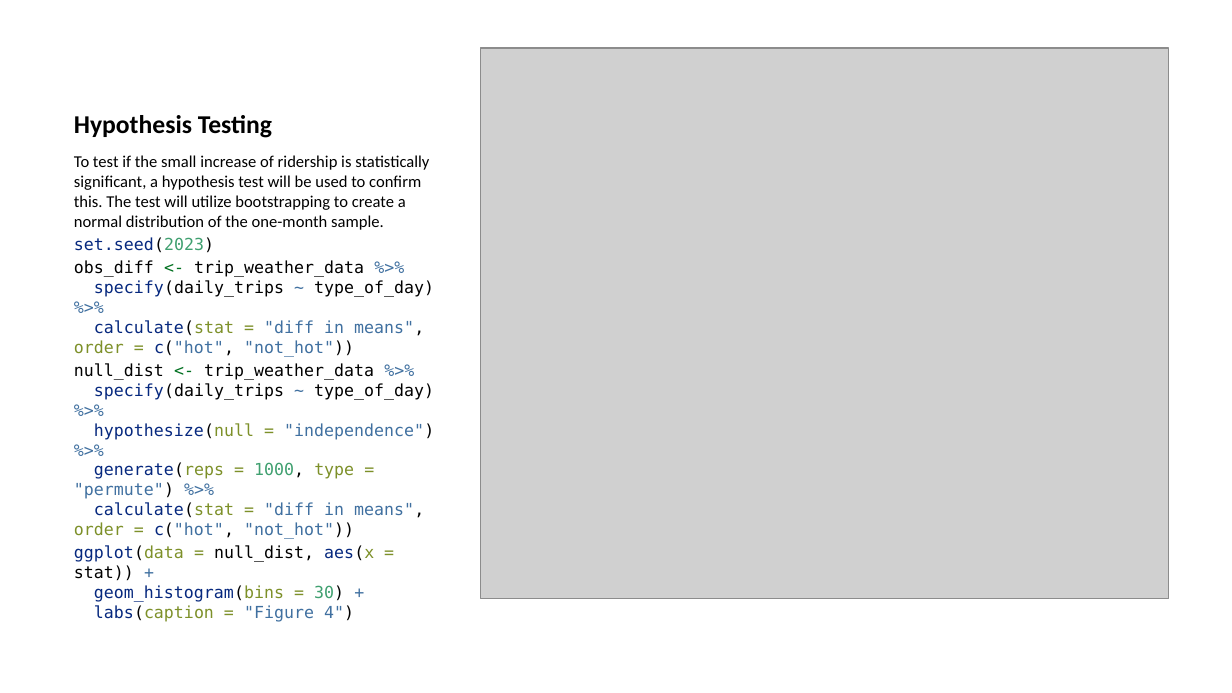
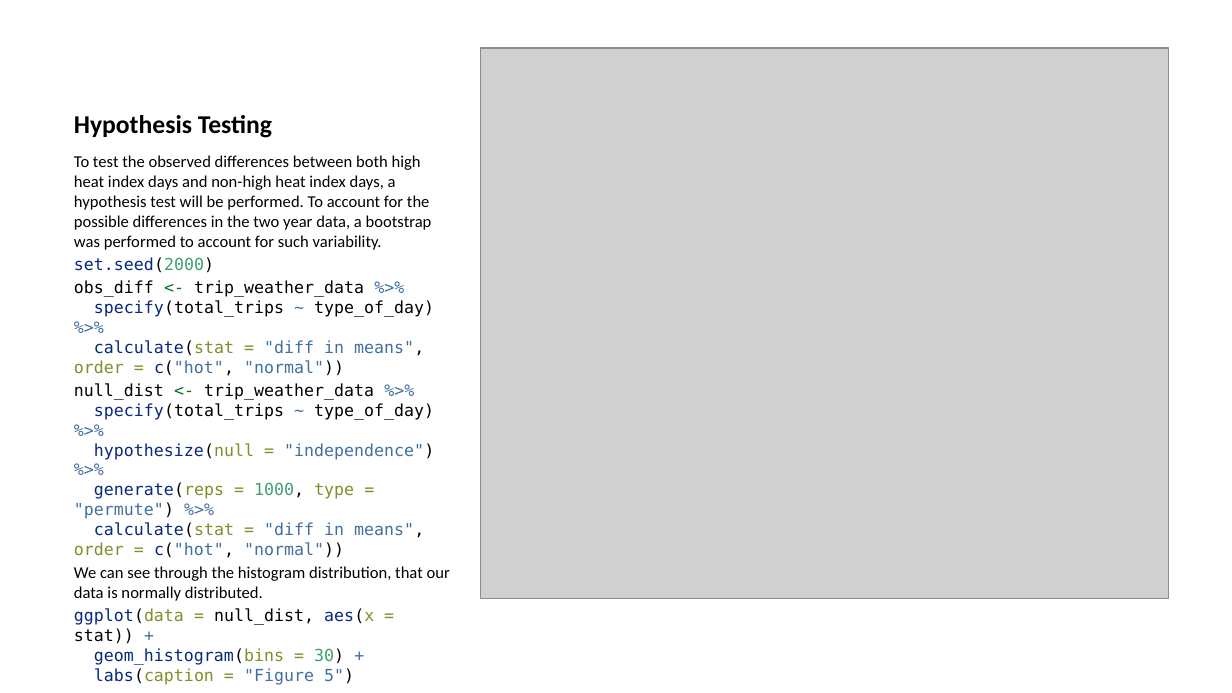
Before and after one commit to hellojohncruz/tlc_trips_weather, a slide deck: slide 16 of ridership.pptx (slide 14 before the commit). Drawn at 1232x693 pixels with LibreOffice and Linux fonts; fonts in the diff are those of the drawing; grey boxes stand for pictures. Boxes give left, top, right and bottom in pixels: in the first picture for what was removed or moved away, otherwise in the second. Text is boxed around its words. In the diff, an @@ line names an element or a change of style, - is before the commit and + after.

```diff
--- a/ridership.pptx
+++ b/ridership.pptx
@@ text at (74, 155, 450, 625): text changed @@
-To test if the small increase of ridership is statistically significant, a hypothesis test will be used to confirm this. The test will utilize bootstrapping to create a normal distribution of the one-month sample.
-set.seed(2023)
-obs_diff <- trip_weather_data %>%
-specify(daily_trips ~ type_of_day) %>%
-calculate(stat = "diff in means", order = c("hot", "not_hot"))
-null_dist <- trip_weather_data %>%
-specify(daily_trips ~ type_of_day) %>%
-hypothesize(null = "independence") %>%
-generate(reps = 1000, type = "permute") %>%
-calculate(stat = "diff in means", order = c("hot", "not_hot"))
-ggplot(data = null_dist, aes(x = stat)) +
-geom_histogram(bins = 30) +
-labs(caption = "Figure 4")
+To test the observed differences between both high heat index days and non-high heat index days, a hypothesis test will be performed. To account for the possible differences in the two year data, a bootstrap was performed to account for such variability.
+set.seed(2000)
+obs_diff <- trip_weather_data %>%
+specify(total_trips ~ type_of_day) %>%
+calculate(stat = "diff in means", order = c("hot", "normal"))
+null_dist <- trip_weather_data %>%
+specify(total_trips ~ type_of_day) %>%
+hypothesize(null = "independence") %>%
+generate(reps = 1000, type = "permute") %>%
+calculate(stat = "diff in means", order = c("hot", "normal"))
+We can see through the histogram distribution, that our data is normally distributed.
+ggplot(data = null_dist, aes(x = stat)) +
+geom_histogram(bins = 30) +
+labs(caption = "Figure 5")
```
Also in this commit, not shown: 18 other slides changed, 4 slides added, 3 slides removed, 5 other files.
